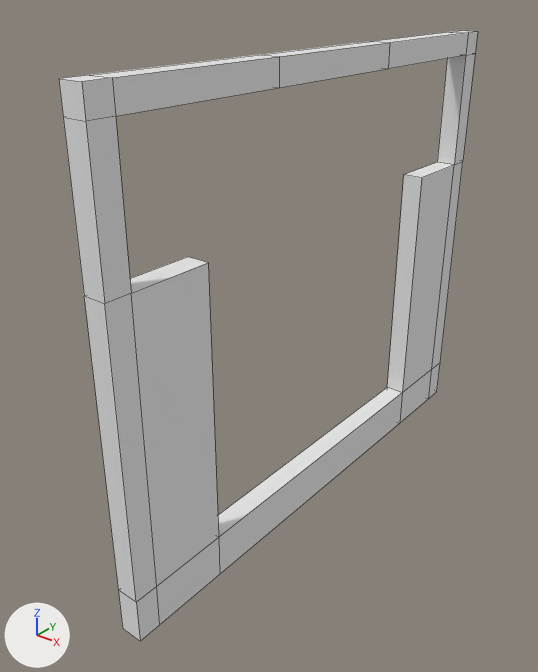
An edit to the OBJ model art/3D_Env/3D_Assets/3D_Models/Env_Models/1_Prison/DoorwayPrisonRailPrison.obj, drawn before and after from the same camera.
Camera for both pictures: a 50 mm camera at (3.54, -5.18, 4.62) aimed at (-0.27, -0.42, 1.67). The axes (+X, +Y, +Z) are drawn at lower left. The lights are the same throughout. The picture after the commit comes second. Mesh edges are drawn as thin lines. Where no turn or scale is listed for an object, it has been applied to the vertices.

The first picture shows 'DoorwayPrisonRailPrison'.
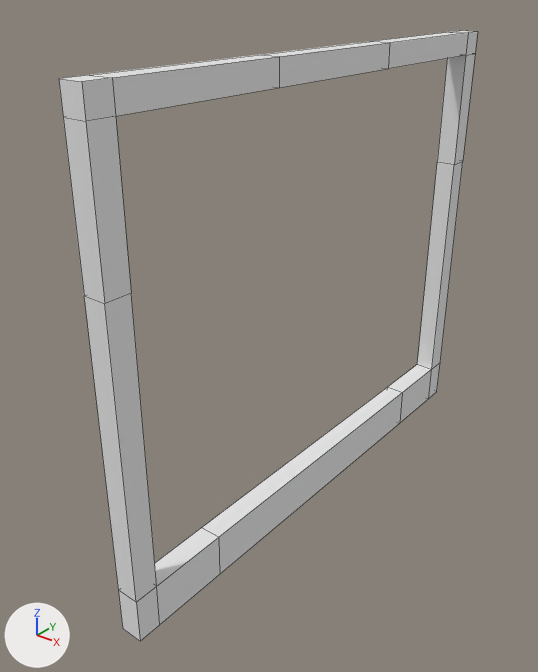
The change, as a diff of the scene's bpy script:
```diff
--- a/art/3D_Env/3D_Assets/3D_Models/Env_Models/1_Prison/DoorwayPrisonRailPrison.obj.py
+++ b/art/3D_Env/3D_Assets/3D_Models/Env_Models/1_Prison/DoorwayPrisonRailPrison.obj.py
@@ me_doorwayprisonrailprison @@
 # used by ob_doorwayprisonrailprison; location = (0.0, 0.0, 0.0)
 # verts and faces of me_doorwayprisonrailprison; kept vertices keep their numbers, new ones are numbered from 60
 # before: 14 (-0.1, 2.29, 0.31), 22 (0.1, 2.29, 0.31) at pixel (431, 369), 36 (0.1, 2.29, 2.79) at pixel (454, 164), 38 (-0.1, 2.29, 2.79) at pixel (437, 162), 48 (0.1, 1.56, 2.79) at pixel (421, 177)
 # before: 49 (0.1, 1.56, 0.31) at pixel (402, 392), 53 (-0.1, 1.56, 0.31) at pixel (387, 387), 55 (-0.1, 1.56, 2.79) at pixel (403, 174)
 # before: 17 (0.1, -2.29, 0.31) at pixel (156, 586), 23 (-0.1, -2.29, 0.31), 32 (0.1, -2.29, 2.79) at pixel (131, 293), 34 (-0.1, -2.29, 2.79), 50 (0.1, -1.56, 2.79) at pixel (208, 262)
 # before: 51 (0.1, -1.56, 0.31) at pixel (218, 537), 52 (-0.1, -1.56, 0.31), 54 (-0.1, -1.56, 2.79) at pixel (187, 256)
-me_doorwayprisonrailprison.from_pydata(...)  # 60 vertices, 60 faces; spans x -0.1..0.1, y -2.5..2.5, z -0.1..4.1
+me_doorwayprisonrailprison.from_pydata(...)  # 56 vertices, 56 faces; spans x -0.1..0.1, y -2.5..2.5, z -0.1..4.1
+# me_doorwayprisonrailprison part 1
+delete_vertices([48, 55])  # with the faces that use them
+faces += [(14, 22, 36, 38), (14, 53, 49, 22)]
+# me_doorwayprisonrailprison part 2
+delete_vertices([50, 54])  # with the faces that use them
+faces += [(17, 23, 34, 32), (17, 51, 52, 23)]
 me_doorwayprisonrailprison.materials.append(mat_m_wallprison)
```

Pixel boxes [x1, y1, x2, y2] of what changed, in the pictures (538 x 672 px):
part 1 of me_doorwayprisonrailprison, cut back: before [387, 162, 454, 392]; after [388, 162, 454, 392]
part 2 of me_doorwayprisonrailprison, cut back: before [130, 257, 219, 586]; after [155, 528, 219, 586]
